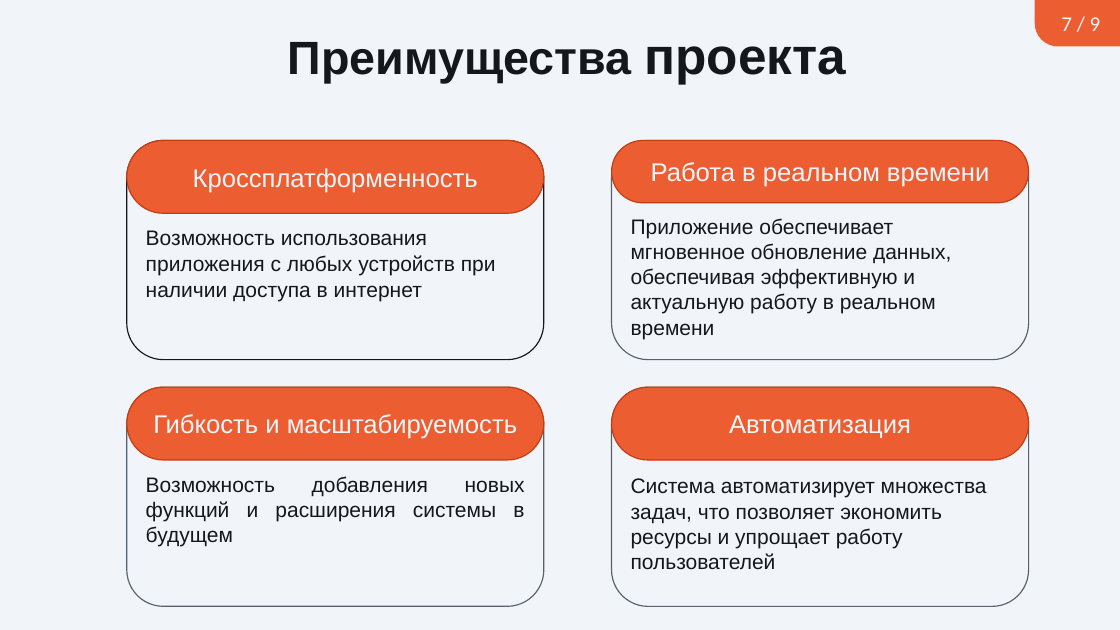
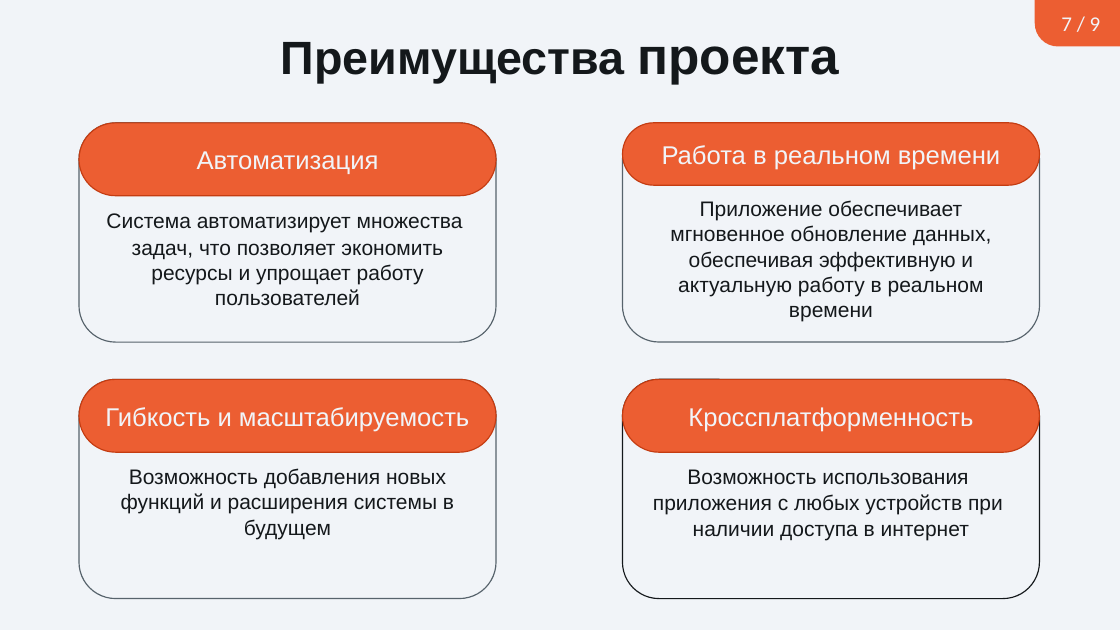
Before and after one commit to SullenPomorProject/CourseProject, a slide deck: slide 9 of КП Презентация Абрамов.pptx (slide 7 before the commit). Drawn at 1120x630 pixels with LibreOffice and Linux fonts; fonts in the diff are those of the drawing. Boxes give left, top, right and bottom in pixels: in the first picture for what was removed or moved away, otherwise in the second. Text is boxed around its words. In the diff, an @@ line names an element or a change of style, - is before the commit and + after.

```diff
--- a/КП Презентация Абрамов.pptx
+++ b/КП Презентация Абрамов.pptx
@@ title "Преимущества проекта": place and size @@
-title "Преимущества проекта" at (288,42,845,84)
+title "Преимущества проекта" at (281,42,838,84)
@@ rounded rectangle "Система автоматизирует множества" at (79,123,496,342): alignment left to centre @@
@@ rounded rectangle "Система автоматизирует множества": place and size @@
-rounded rectangle "Система автоматизирует множества" at (612,387,1028,607)
+rounded rectangle "Система автоматизирует множества" at (79,123,496,342)
@@ rounded rectangle "Автоматизация": place and size @@
-rounded rectangle "Автоматизация" at (612,387,1028,460)
+rounded rectangle "Автоматизация" at (79,123,496,196)
@@ rounded rectangle "Приложение обеспечивает мгновенное обновление данных, ...": place and size @@
-rounded rectangle "Приложение обеспечивает мгновенное обновление данных, ..." at (612,140,1028,360)
+rounded rectangle "Приложение обеспечивает мгновенное обновление данных, ..." at (623,123,1039,342)
@@ rounded rectangle "Работа в реальном времени": place and size @@
-rounded rectangle "Работа в реальном времени" at (612,140,1028,202)
+rounded rectangle "Работа в реальном времени" at (623,123,1039,185)
@@ rounded rectangle "Приложение обеспечивает мгновенное обновление данных, ..." at (623,123,1039,342): alignment left to centre @@
@@ rounded rectangle "Гибкость и масштабируемость": place and size @@
-rounded rectangle "Гибкость и масштабируемость" at (127,387,544,460)
+rounded rectangle "Гибкость и масштабируемость" at (79,380,496,453)
@@ rounded rectangle "Возможность добавления новых функций и ...": place and size @@
-rounded rectangle "Возможность добавления новых функций и ..." at (127,387,544,607)
+rounded rectangle "Возможность добавления новых функций и ..." at (79,380,496,599)
@@ rounded rectangle "Возможность добавления новых функций и ..." at (79,380,496,599): alignment justified to centre @@
@@ rounded rectangle "Возможность использования": place and size @@
-rounded rectangle "Возможность использования" at (127,140,544,360)
+rounded rectangle "Возможность использования" at (623,380,1039,599)
@@ rounded rectangle "Кроссплатформенность": place and size @@
-rounded rectangle "Кроссплатформенность" at (127,140,544,213)
+rounded rectangle "Кроссплатформенность" at (623,380,1039,453)
@@ rounded rectangle "Возможность использования" at (623,380,1039,599): alignment justified to centre; alignment left to centre @@
```
Also in this commit, not shown: 3 other slides changed, 2 slides added.
